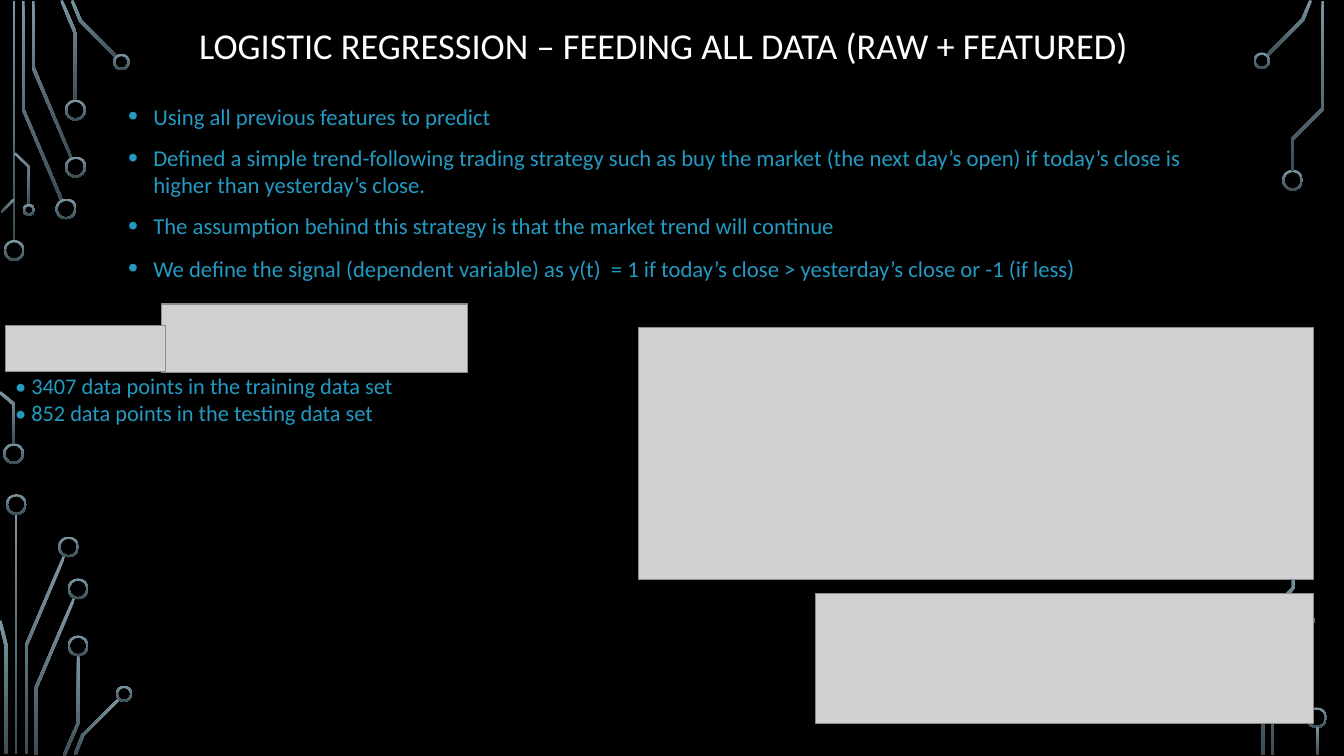
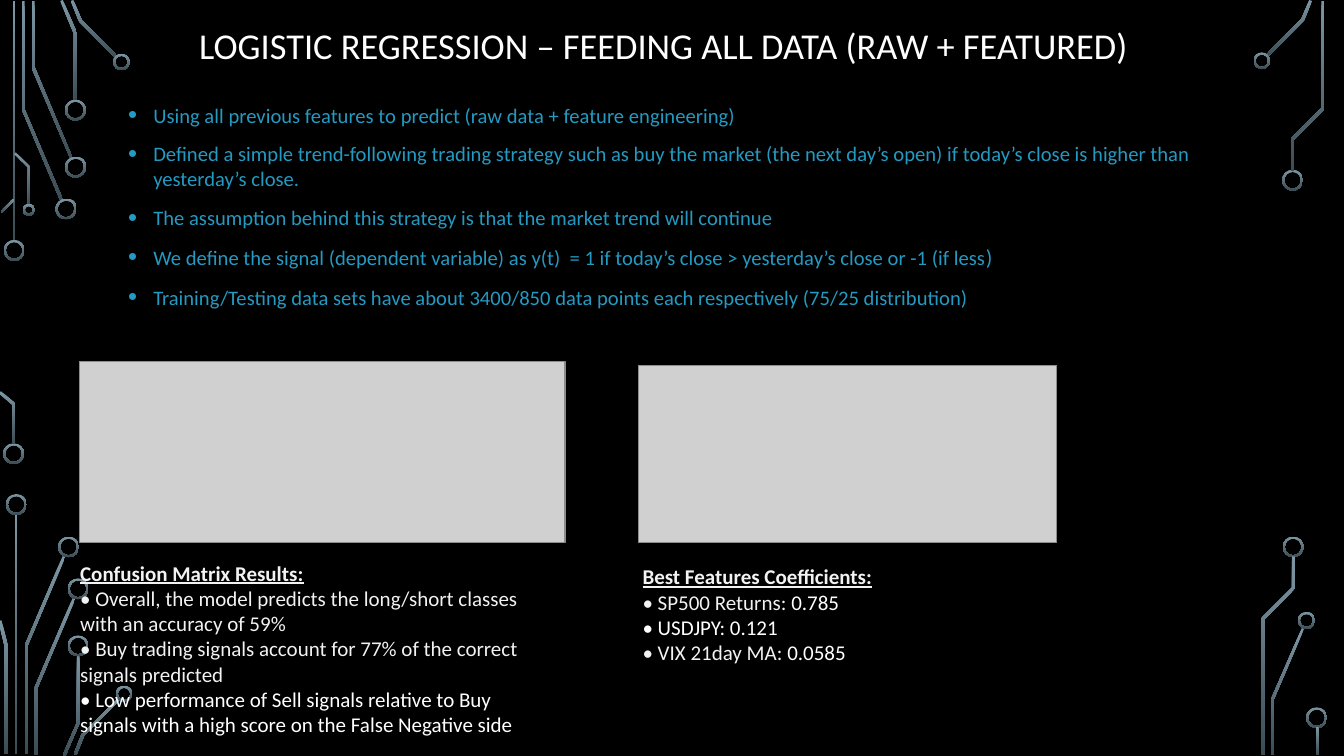
Before and after one commit to gfisherjr/Market_Indicator_Machine_Learning, a slide deck: slide 4 of Dev/Ben/Ben_Machine_Learning_Slides.pptx. Drawn at 1344x756 pixels with LibreOffice and Linux fonts; fonts in the diff are those of the drawing; grey boxes stand for pictures; background and template pictures are left out. Boxes give left, top, right and bottom in pixels: in the first picture for what was removed or moved away, otherwise in the second. Text is boxed around its words. In the diff, an @@ line names an element or a change of style, - is before the commit and + after.

```diff
--- a/Dev/Ben/Ben_Machine_Learning_Slides.pptx
+++ b/Dev/Ben/Ben_Machine_Learning_Slides.pptx
@@ text at [153,108,735,127]: text changed; size 16.1 to 14.7 pt @@
-• Using all previous features to predict
+• Using all previous features to predict (raw data + feature engineering)
@@ text at [153,146,1188,269]: size 16.1 to 14.7 pt in "Defined a simple trend-following trading strategy such ...", "The assumption behind this strategy is that ...", "We define the signal (dependent variable) as ..."; size 17 to 15.5 pt in "less)" @@
@@ text at [153,290,967,309]: paragraph added @@
+• Training/Testing data sets have about 3400/850 data points each respectively (75/25 distribution)
@@ picture removed at [5,326,165,372] @@
@@ picture removed at [161,304,467,373] @@
@@ text removed at [31,378,392,425] @@
-• 3407 data points in the training data set
-• 852 data points in the testing data set
@@ picture: place and size @@
-picture at [638,328,1314,580]
+picture at [80,362,566,543]
@@ picture: place and size @@
-picture at [816,594,1314,724]
+picture at [639,365,1058,542]
@@ freeform shape added at [1284,536,1305,558], fill gradient #7C96A3 to #3B4C54 @@
@@ text added at [80,566,517,739], 15 pt, text #F2F2F2 @@
+Confusion Matrix Results:
+• Overall, the model predicts the long/short classes with an accuracy of 59%
+• Buy trading signals account for 77% of the correct signals predicted
+• Low performance of Sell signals relative to Buy signals with a high score on the False Negative side
@@ text added at [643,569,871,664], 15 pt, text #F2F2F2 @@
+Best Features Coefficients:
+• SP500 Returns: 0.785
+• USDJPY: 0.121
+• VIX 21day MA: 0.0585
```
Also in this commit, not shown: 2 other slides changed, 2 slides added, 3 other files.
